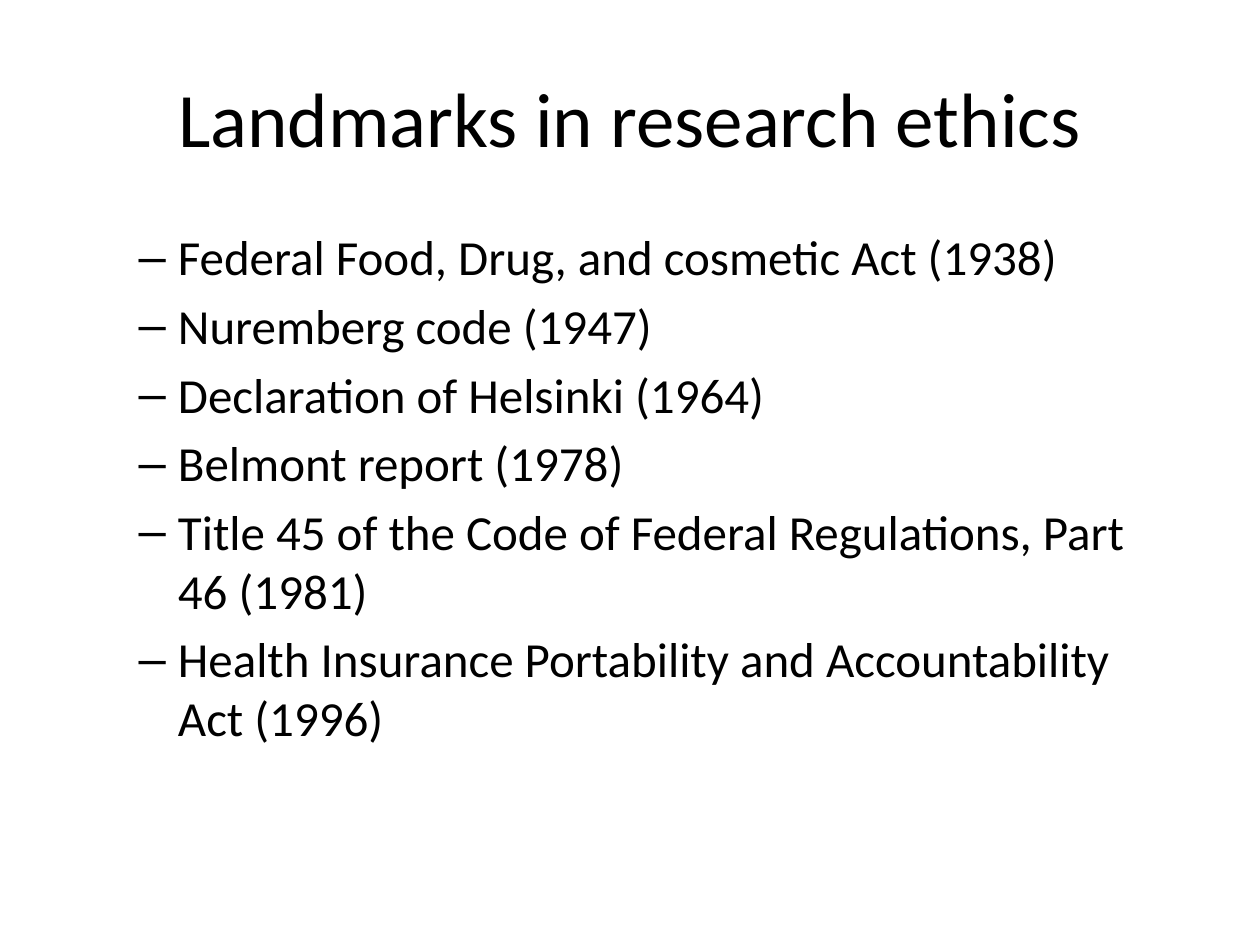
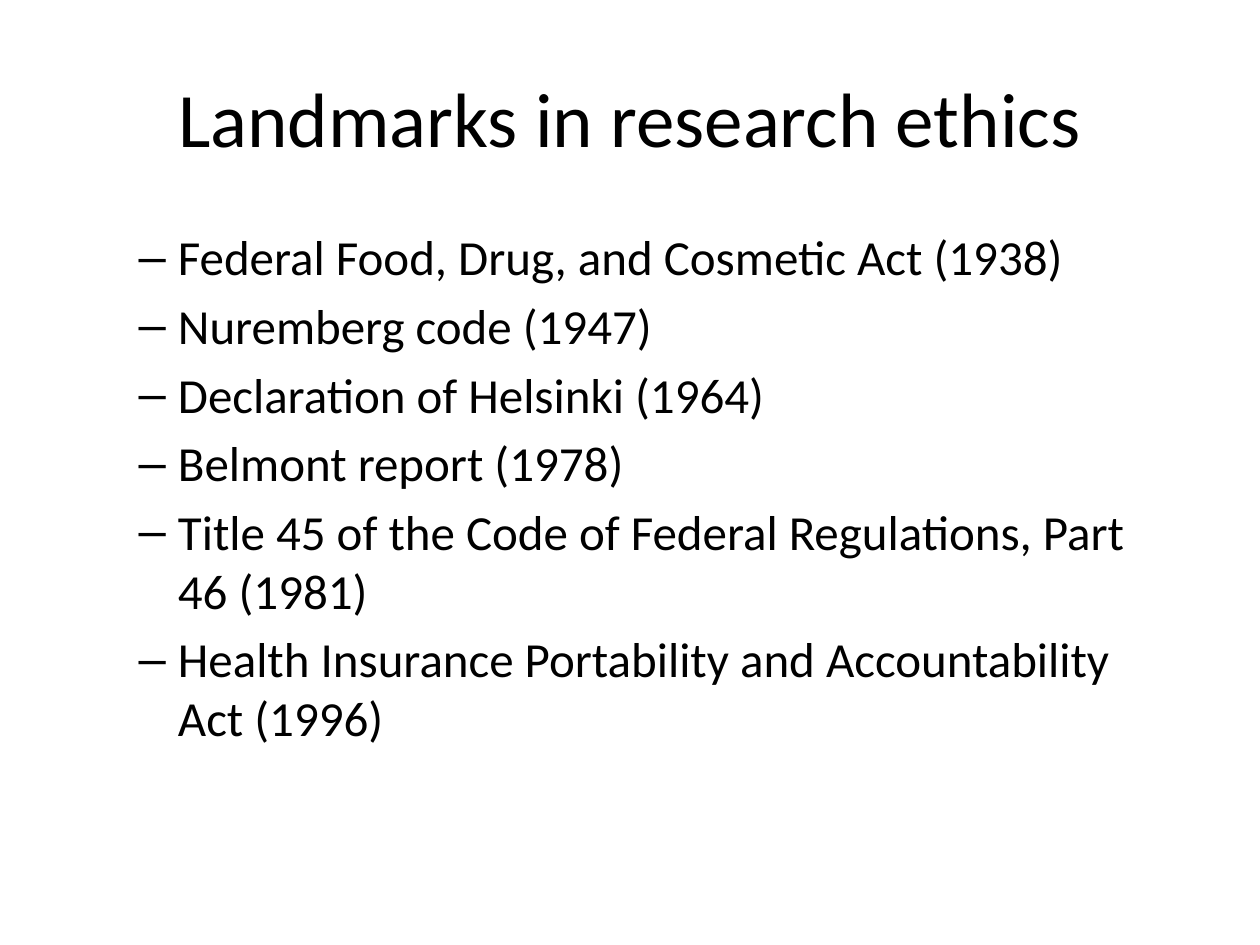
Before and after one commit to pmean/classes, a slide deck: slide 27 of clinical-research-methodology/results/video02-planning.pptx (slide 24 before the commit). Drawn at 1260x945 pixels with LibreOffice and Linux fonts; fonts in the diff are those of the drawing. Boxes give left, top, right and bottom in pixels: in the first picture for what was removed or moved away, otherwise in the second. Text is boxed around its words. In the diff, an @@ line names an element or a change of style, - is before the commit and + after.

```diff
--- a/clinical-research-methodology/results/video02-planning.pptx
+++ b/clinical-research-methodology/results/video02-planning.pptx
@@ text at (x1=178, y1=239, x2=1063, y2=284): text changed @@
-  – Federal Food, Drug, and cosmetic Act (1938)
+  – Federal Food, Drug, and Cosmetic Act (1938)
```
Also in this commit, not shown: 3 slides added, 4 other files.
